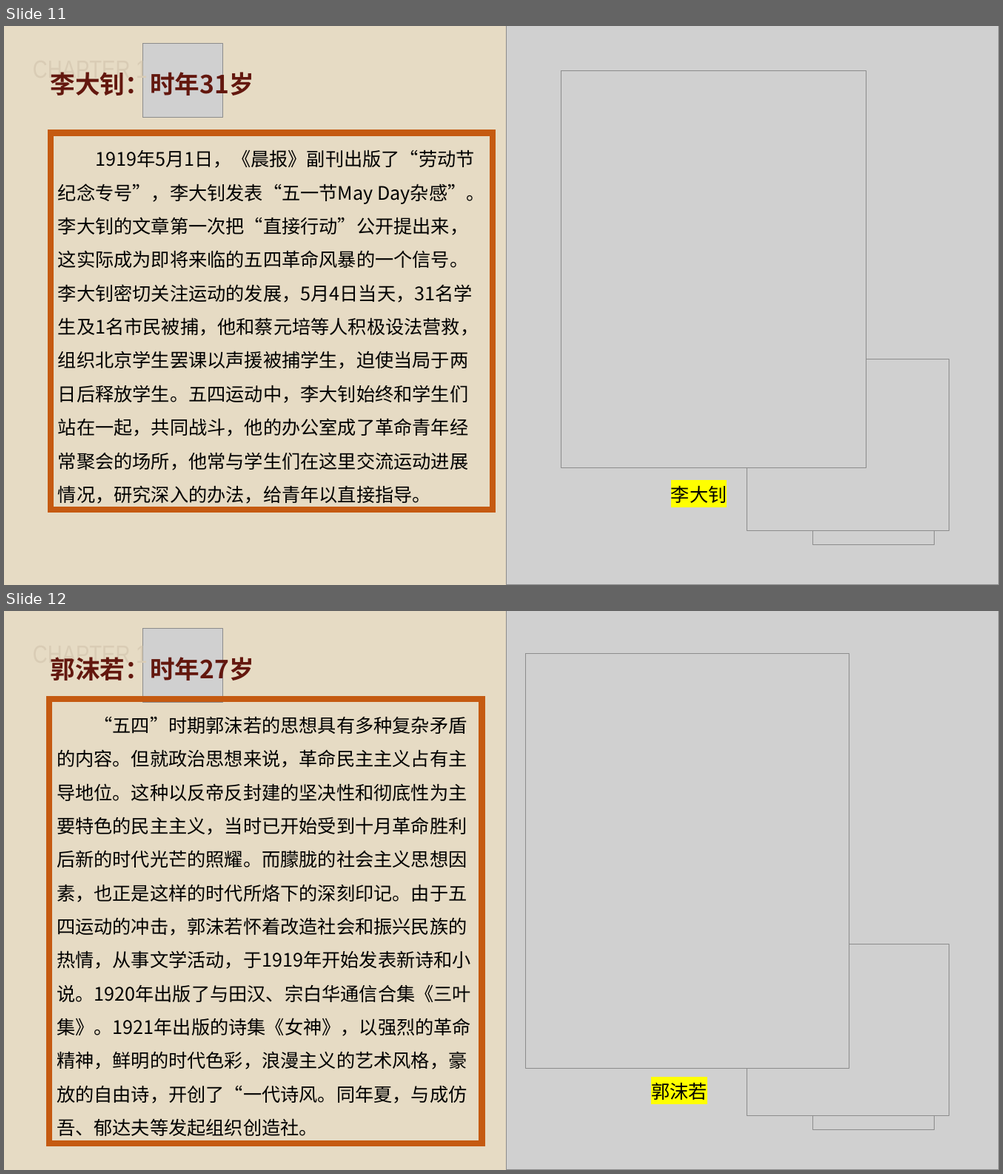
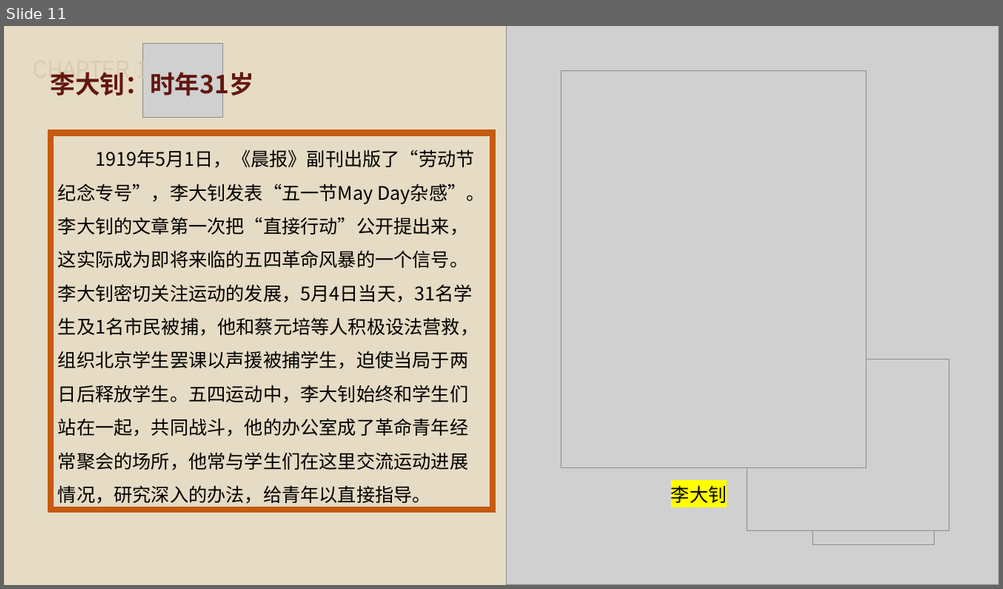
Before and after one commit to hdy2001/DAnotes3_1, a slide deck: 团日资料/五四介绍，人物，题目(1).pptx. Shown one above the other, each under a label of ours: slides 11 and 12 before the commit, slide 11 after it. The pictures are 1003x1174 and 1003x589 pixels, drawn with LibreOffice and Linux fonts; fonts in the diff are those of the drawing; grey boxes stand for pictures. Boxes give left, top, right and bottom in pixels: in the first picture for what was removed or moved away, otherwise in the second. Text is boxed around its words. In the diff, an @@ line names an element or a change of style, - is before the commit and + after.

```diff
--- a/团日资料/五四介绍，人物，题目(1).pptx
+++ b/团日资料/五四介绍，人物，题目(1).pptx
@@ slide 12 removed at [4,611,999,1170], background #E6DBC4 @@
@@ picture removed at [143,628,222,703] @@
@@ picture removed at [506,611,999,1170] @@
@@ text removed at [33,643,147,668] @@
-CHAPTER 1
@@ text removed at [51,652,254,685] @@
-郭沫若：时年27岁
@@ picture removed at [526,653,848,1069] @@
@@ rectangle removed at [50,699,482,1144] @@
-“五四”时期郭沫若的思想具有多种复杂矛盾的内容。但就政治思想来说，革命民主主义占有主导地位。这种以反帝反封建的坚决性和彻底性为主要特色的民主主义，当时已开始受到十月革命胜利后新的时代光芒的照耀。而朦胧的社会主义思想因素，也正是这样的时代所烙下的深刻印记。由于五四运动的冲击，郭沫若怀着改造社会和振兴民族的热情，从事文学活动，于1919年开始发表新诗和小说。1920年出版了与田汉、宗白华通信合集《三叶集》。1921年出版的诗集《女神》，以强烈的革命精神，鲜明的时代色彩，浪漫主义的艺术风格，豪放的自由诗，开创了“一代诗风。同年夏，与成仿吾、郁达夫等发起组织创造社。
@@ picture removed at [747,945,948,1116] @@
@@ picture removed at [813,1005,934,1131] @@
@@ text removed at [651,1082,707,1100] @@
-郭沫若
```
Also in this commit, not shown: 13 other files.
